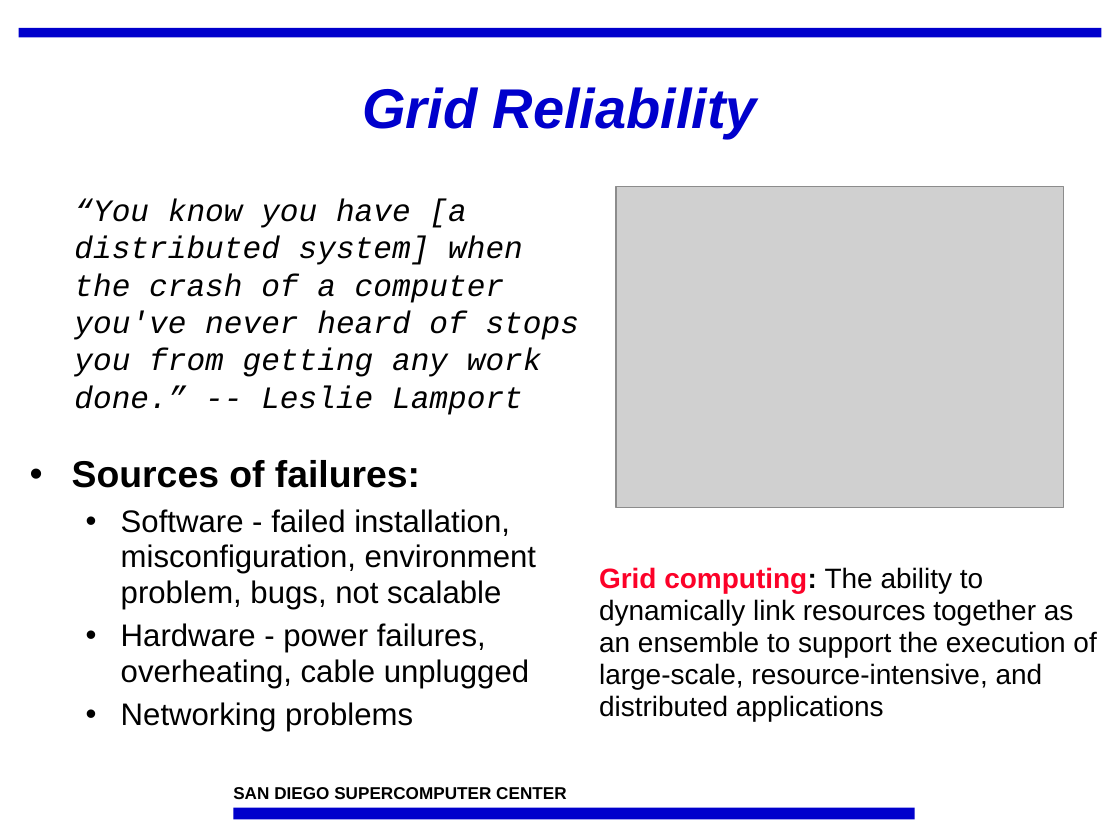
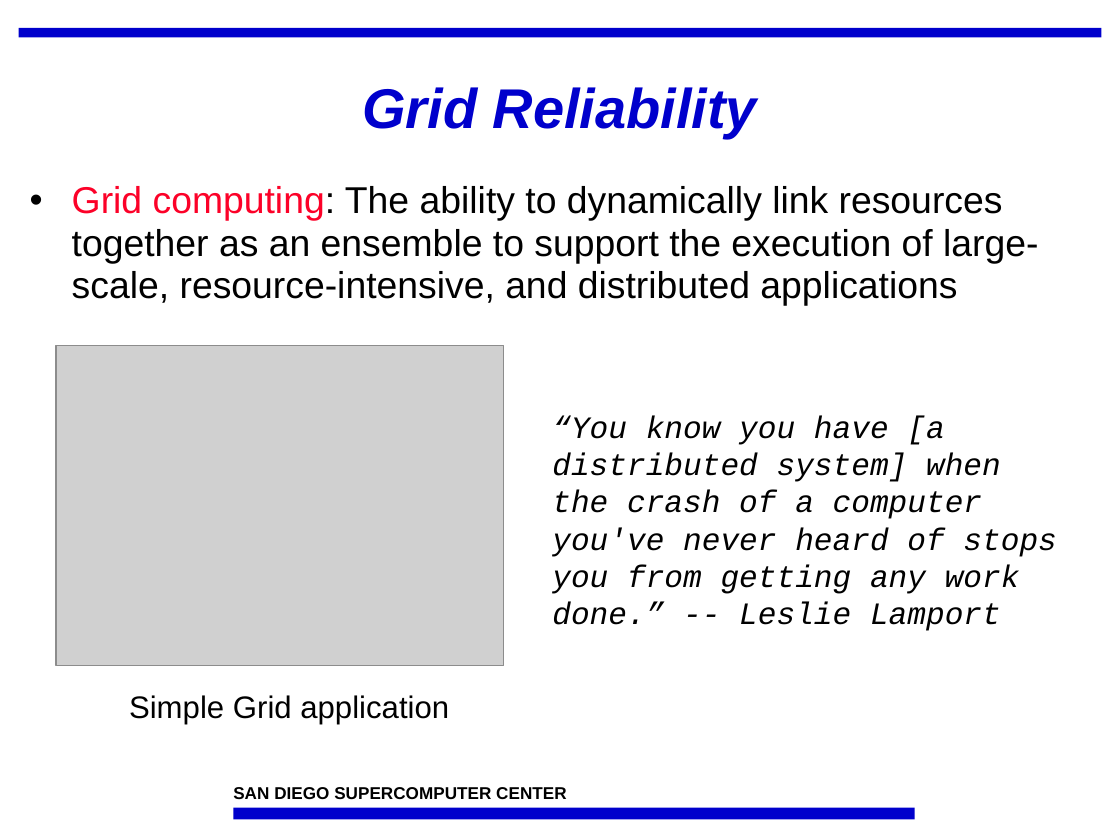
Before and after one commit to IncaProject/inca-xsede, a slide deck: slide 2 of talks/inca_sc05.ppt. Drawn at 1120x840 pixels with LibreOffice and Linux fonts; fonts in the diff are those of the drawing; grey boxes stand for pictures; background and template pictures are left out. Boxes give left, top, right and bottom in pixels: in the first picture for what was removed or moved away, otherwise in the second. Text is boxed around its words. In the diff, an @@ line names an element or a change of style, - is before the commit and + after.

Commit message:
Some minor modifications, added to networking slide and a bit to grasp, little on last slides

```diff
--- a/talks/inca_sc05.ppt
+++ b/talks/inca_sc05.ppt
@@ text "Grid computing: The ability to ...": place and size @@
-text "Grid computing: The ability to ..." at (599,567,1096,721)
+text "Grid computing: The ability to ..." at (72,186,1038,306)
@@ text "Grid computing: The ability to ..." at (72,186,1038,306): size 18 to 24 pt; bold off in "Grid computing:"; bullet none to •; more space between paragraphs @@
@@ picture: place and size @@
-picture at (616,187,1064,507)
+picture at (56,345,504,665)
@@ text "“You know you have [a ...": place and size @@
-text "“You know you have [a ..." at (74,199,579,415)
+text "“You know you have [a ..." at (552,415,1056,631)
@@ text removed at (72,460,536,731) @@
-• Sources of failures:
-  • Software - failed installation, misconfiguration, environment problem, bugs, not scalable
-  • Hardware - power failures, overheating, cable unplugged
-  • Networking problems
@@ text added at (129,695,449,724), 20 pt, text #000000 @@
+Simple Grid application
```
Also in this commit, not shown: 15 other slides changed, 8 slides added, 2 slides removed.
